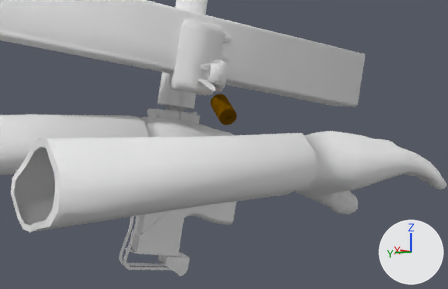
The Blender file Joshua-Boo-Boos DMD Combat Mod/Mac-10.blend: old version first, new version second.
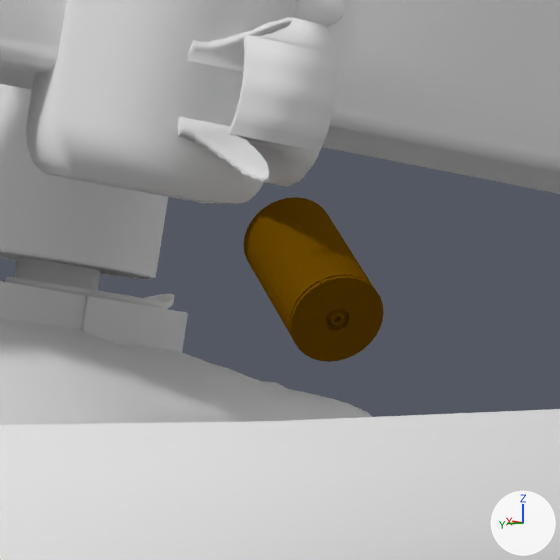
Each version appears first from a 50 mm camera at (-6.87, 4.53, -0.04) aimed at (4.79, -3.18, -1.32), and next in a close-up on the part from 37% to 60% of the width and 20% to 56% of the height. Lighting does not change. The marker at lower right points along +X, +Y and +Z.

Before the edit, the objects in view are built like this:
```python
me_circle_001 = bpy.data.meshes.new('Circle.001')
me_circle_001.from_pydata(...)  # 416 vertices, 385 faces; spans x -0.225..0.225, y -0.2..0.2, z -0.125..0.125
me_circle_001.materials.append(mat_brass)  # its picture is missing
me_cube_002 = bpy.data.meshes.new('Cube.002')
me_cube_002.from_pydata(...)  # 3879 vertices, 7329 faces; spans x -4.51..4.51, y -0.71..0.71, z -1.41..1.41
me_cube_002.materials.append(mat_gunmetal)  # its picture is missing
me_mesh_001 = bpy.data.meshes.new('Mesh.001')
me_mesh_001.from_pydata(...)  # 1034 vertices, 1840 faces; spans x -3.85..3.85, y -3.94..3.94, z -0.86..0.86
me_mesh_001.materials.append(mat_carbon_fiber)  # its picture is missing
ob_bullet = bpy.data.objects.new('Bullet', me_circle_001)
ob_bullet.location = (4.855, -3.21, -0.531)
ob_bullet.rotation_euler = (-1.166, -1.052, -0.417)  # degrees (-67, -60, -24)
ob_bullet.scale = (1.81, 1.81, 1.81)
ob_hands_001 = bpy.data.objects.new('Hands.001', me_mesh_001)
ob_hands_001.location = (3.318, -0.86, -1.466)
ob_hands_001.rotation_euler = (0.0, 0.0, -1.571)  # degrees (0, 0, -90)
ob_mac_10 = bpy.data.objects.new('Mac-10', me_cube_002)
ob_mac_10.location = (7.003, -3.892, -0.409)
ob_mac_10.rotation_euler = (-0.339, -1.369, -1.284)  # degrees (-19, -78, -74)
# also in view: 'Bolt' at (5.34, -2.8, 0.63); 'Charging Handle' at (4.83, -2.91, 0.21); 'Magazine' at (5.8, -2.89, 0.92)
```
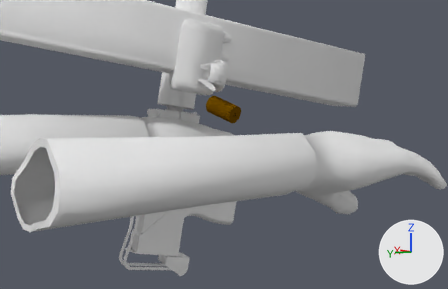
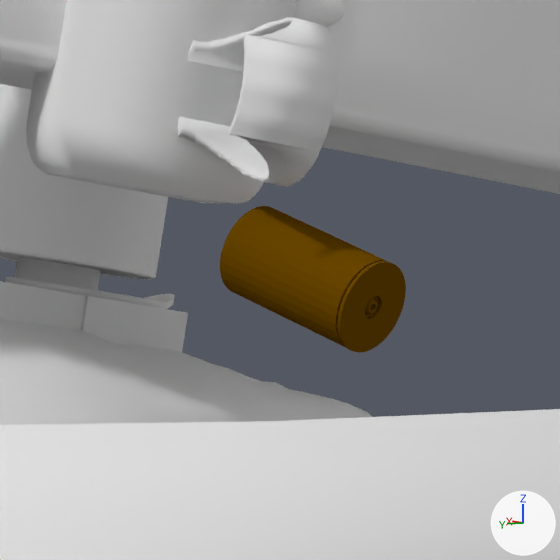
Commit message: I updated the Mac-10.

Where the change shows, as pixel boxes [x1, y1, x2, y2] in the close-ups (560 x 560 px):
'Bullet', turned: before [244, 197, 384, 362]; after [220, 206, 406, 353]

What changed in the scene script:
```text
Change ob_bullet:
    ob_bullet.rotation_euler: (-1.166, -1.052, -0.417) -> (-0.106, -0.545, -0.319)  # degrees (-67, -60, -24) -> degrees (-6.1, -31, -18)
```
